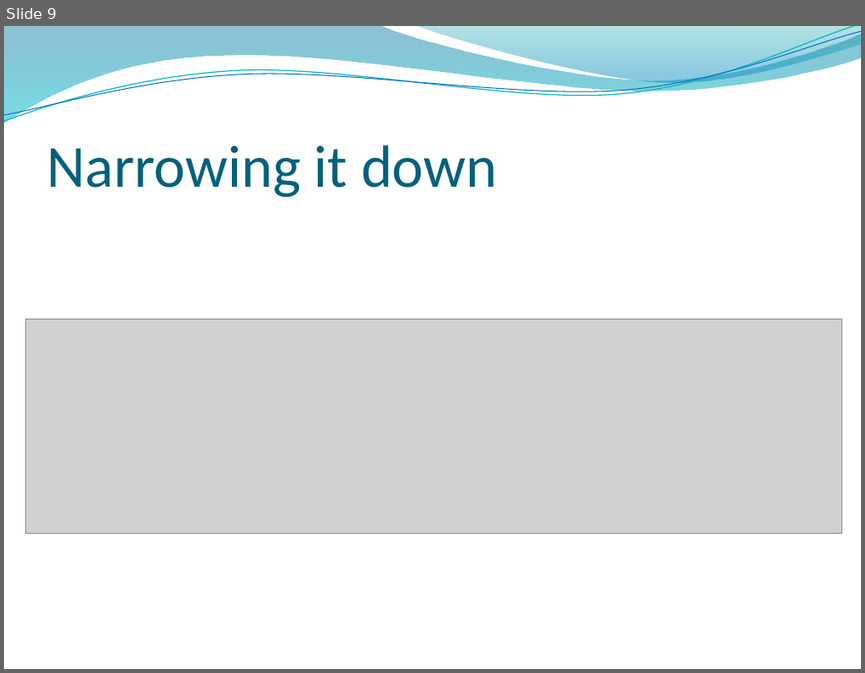
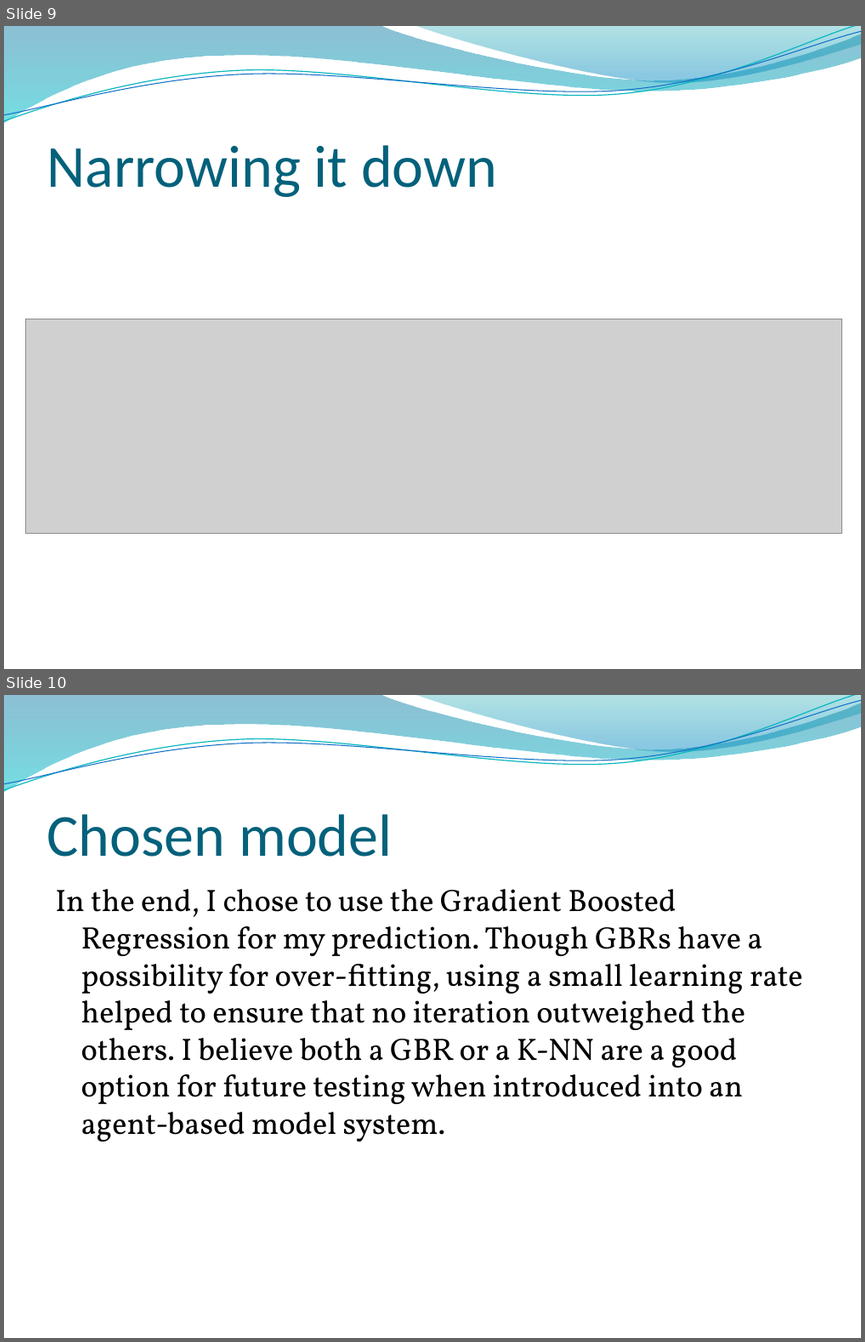
Before and after one commit to BlaHaws/Thinkful, a slide deck: CapstoneResearch/PredictingViolentThreat.pptx. Shown one above the other, each under a label of ours: slide 9 before the commit, slides 9 and 10 after it. The pictures are 865x673 and 865x1342 pixels, drawn with LibreOffice and Linux fonts; fonts in the diff are those of the drawing; grey boxes stand for pictures; background and template pictures are left out. Boxes give left, top, right and bottom in pixels: in the first picture for what was removed or moved away, otherwise in the second. Text is boxed around its words. In the diff, an @@ line names an element or a change of style, - is before the commit and + after.

```diff
--- a/CapstoneResearch/PredictingViolentThreat.pptx
+++ b/CapstoneResearch/PredictingViolentThreat.pptx
@@ slide 10 added at (x1=4, y1=695, x2=861, y2=1338), background picture (left out); not listed: 4 template elements that a slide beside it also shows @@
@@ title added at (x1=46, y1=814, x2=392, y2=857), 50 pt, text #04617B @@
+Chosen model
@@ text added at (x1=55, y1=889, x2=803, y2=1141), 26 pt, text #000000 @@
+In the end, I chose to use the Gradient Boosted Regression for my prediction. Though GBRs have a possibility for over-fitting, using a small learning rate helped to ensure that no iteration outweighed the others. I believe both a GBR or a K-NN are a good option for future testing when introduced into an agent-based model system.
```
Also in this commit, not shown: 1 slide changed, 2 other slides added, 4 other files.
